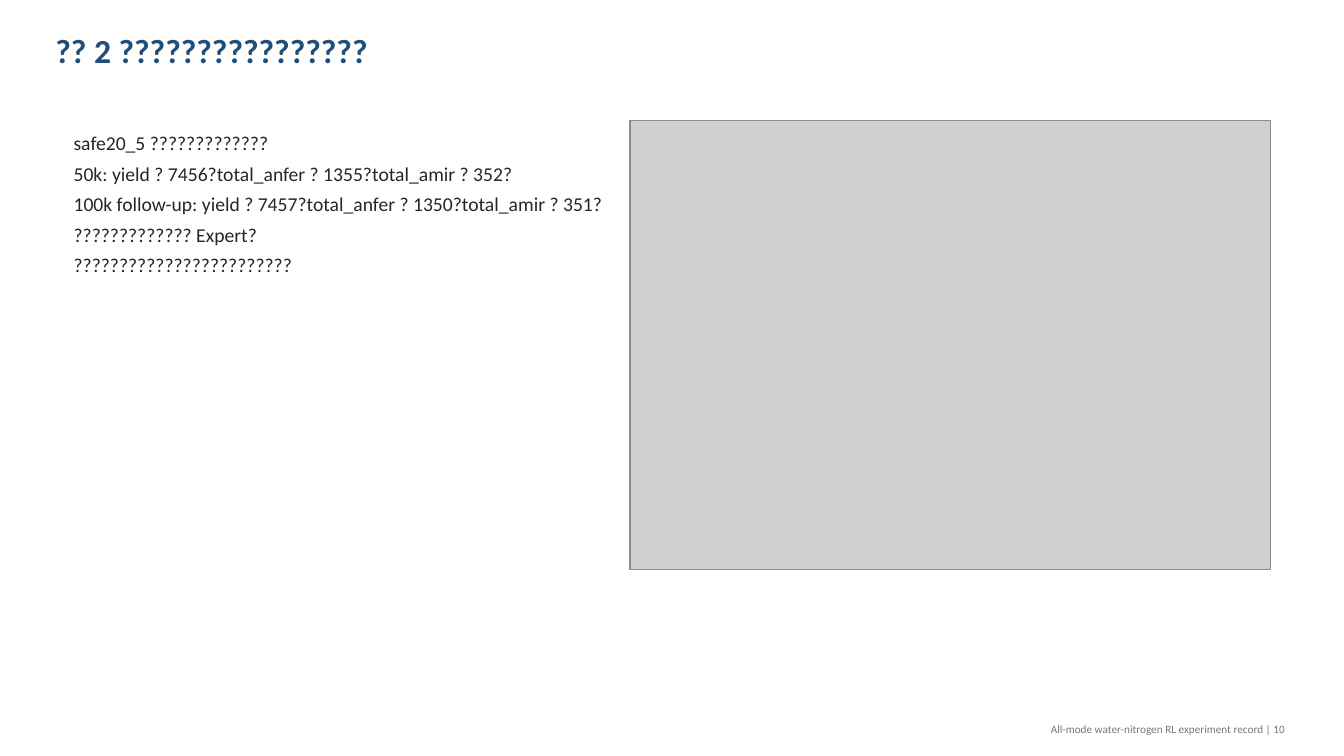
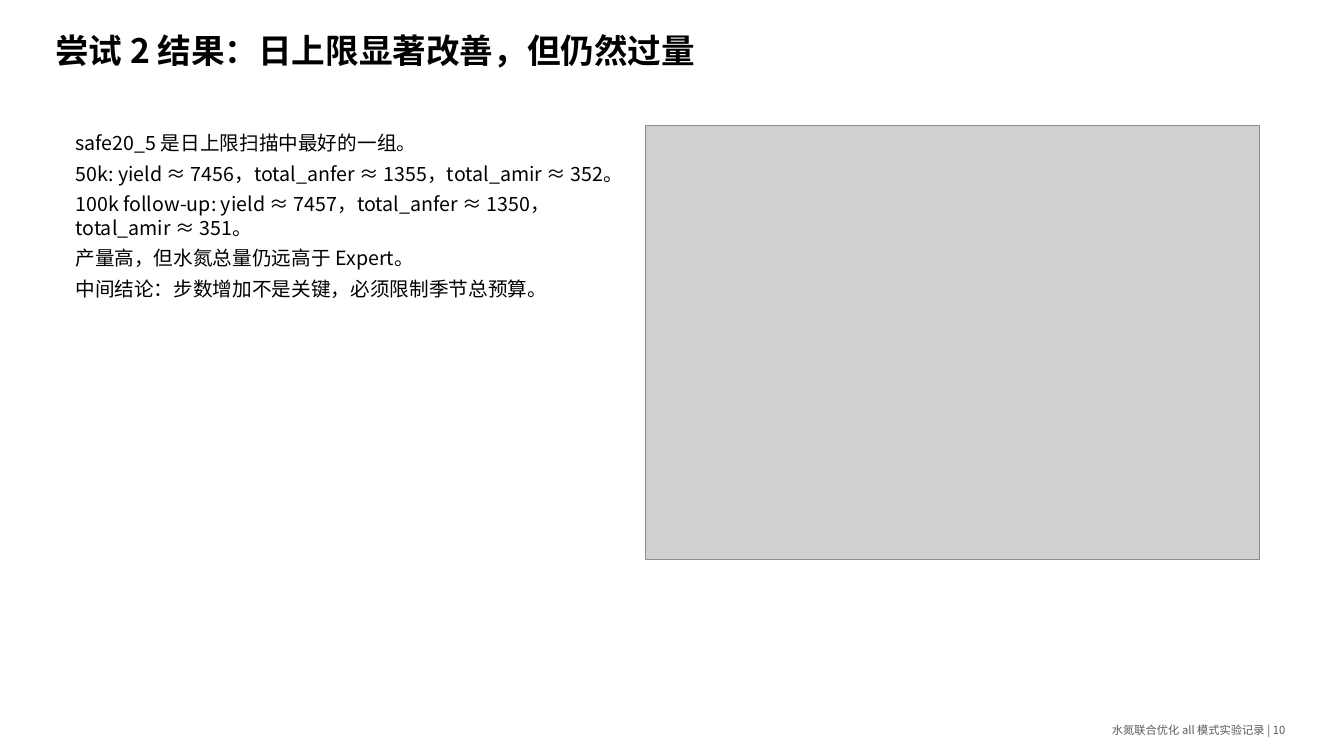
Before and after one commit to Rachel0305/gym-dssat-pdi, a slide deck: slide 10 of figures_hl/all_mode_water_nitrogen_attempts_report.pptx. Drawn at 1344x756 pixels with LibreOffice and Linux fonts; fonts in the diff are those of the drawing; grey boxes stand for pictures. Boxes give left, top, right and bottom in pixels: in the first picture for what was removed or moved away, otherwise in the second. Text is boxed around its words. In the diff, an @@ line names an element or a change of style, - is before the commit and + after.

Commit message:
Fix all-mode report deck Chinese formatting

```diff
--- a/figures_hl/all_mode_water_nitrogen_attempts_report.pptx
+++ b/figures_hl/all_mode_water_nitrogen_attempts_report.pptx
@@ text at (55,34,696,68): text changed; font Calibri to Noto Sans CJK SC; text colour #1F4E79 to #000000 @@
-?? 2 ????????????????
+尝试 2 结果：日上限显著改善，但仍然过量
@@ text at (75,133,623,298): text changed; font Calibri to Noto Sans CJK SC; text colour #262626 to #000000 @@
-safe20_5 ?????????????
-50k: yield ? 7456?total_anfer ? 1355?total_amir ? 352?
-100k follow-up: yield ? 7457?total_anfer ? 1350?total_amir ? 351?
-????????????? Expert?
-????????????????????????
+safe20_5 是日上限扫描中最好的一组。
+50k: yield ≈ 7456，total_anfer ≈ 1355，total_amir ≈ 352。
+100k follow-up: yield ≈ 7457，total_anfer ≈ 1350，total_amir ≈ 351。
+产量高，但水氮总量仍远高于 Expert。
+中间结论：步数增加不是关键，必须限制季节总预算。
@@ picture: place and size @@
-picture at (630,121,1270,570)
+picture at (645,126,1260,560)
@@ text at (1112,724,1285,735): text changed; font Calibri to Noto Sans CJK SC; text colour #787878 to #5A5A5A @@
-All-mode water-nitrogen RL experiment record | 10
+水氮联合优化 all 模式实验记录 | 10
```
Also in this commit, not shown: 16 other slides changed, 3 slides added, 3 slides removed, 5 other files.
